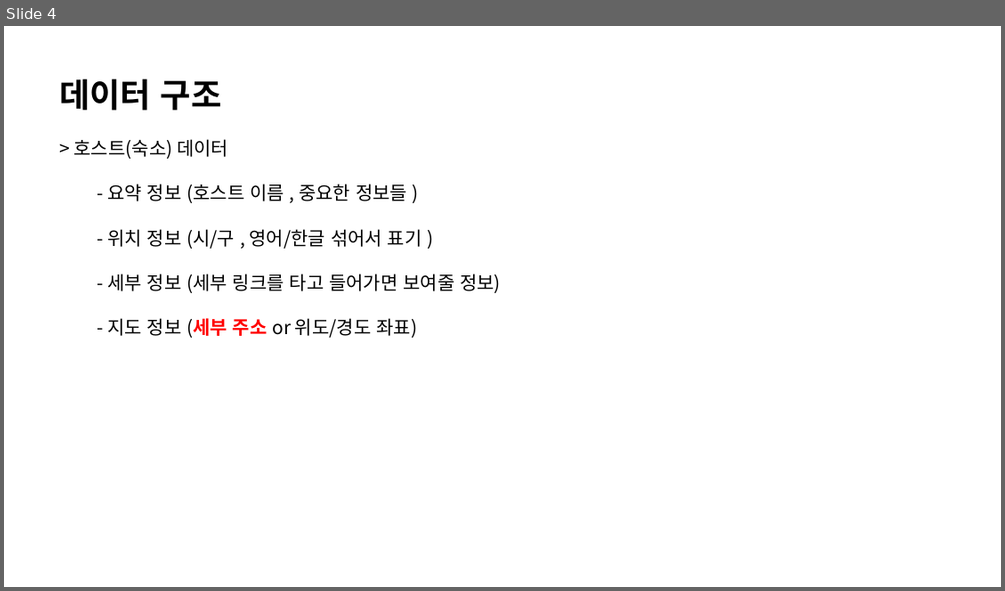
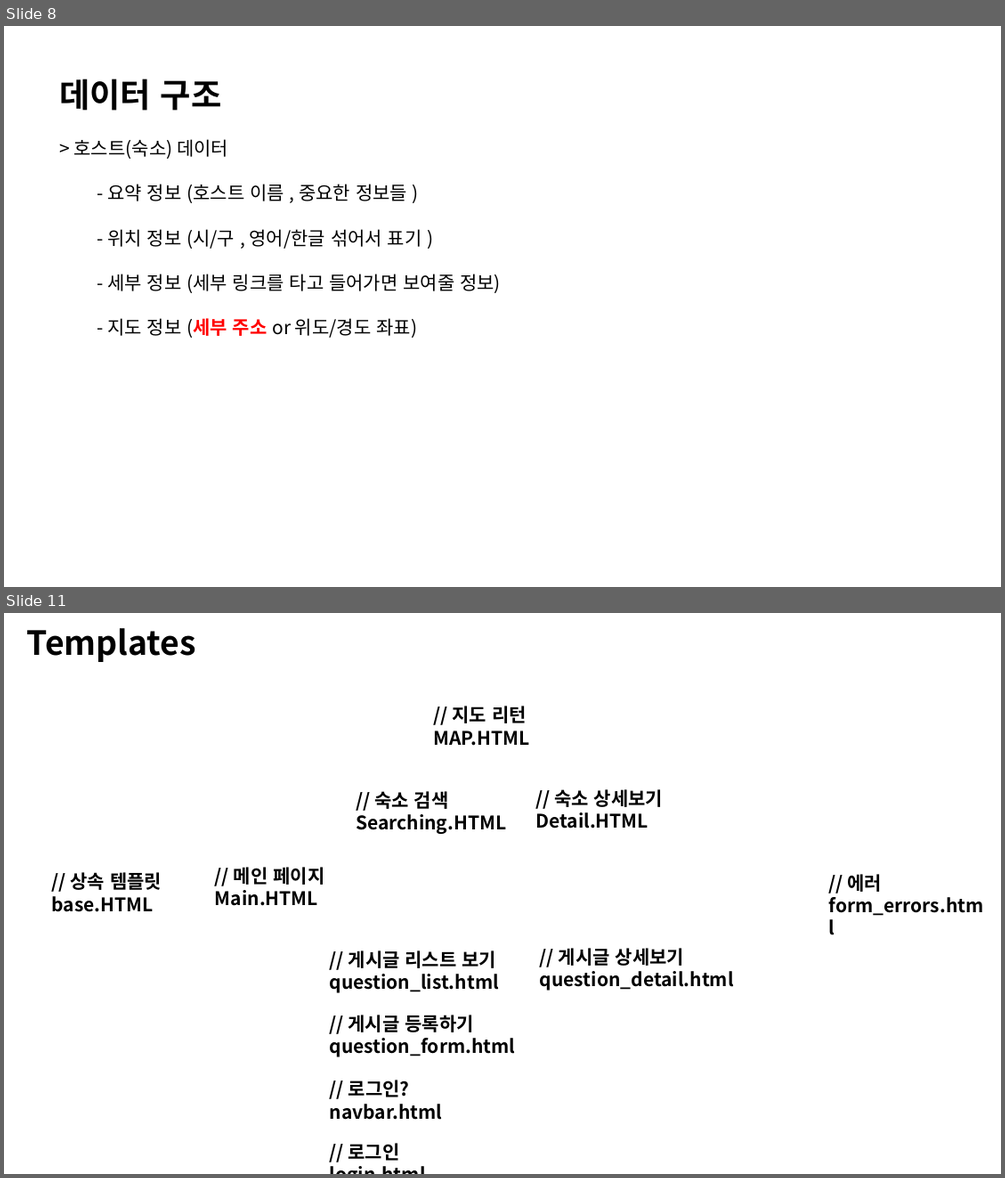
Before and after one commit to bomiiisong/Airbnb, a slide deck: 웹사이트.pptx. Shown one above the other, each under a label of ours: slide 4 before the commit, slides 8 and 11 after it; the slides between them are not shown. The pictures are 1005x591 and 1005x1178 pixels, drawn with LibreOffice and Linux fonts; fonts in the diff are those of the drawing. Boxes give left, top, right and bottom in pixels: in the first picture for what was removed or moved away, otherwise in the second. Text is boxed around its words. In the diff, an @@ line names an element or a change of style, - is before the commit and + after.

```diff
--- a/웹사이트.pptx
+++ b/웹사이트.pptx
@@ slide 11 added at (4,613,1001,1174), background #FFFFFF @@
@@ text added at (27,628,196,662), 32 pt, text #000000, bold @@
+Templates
@@ text added at (433,706,529,746), 18 pt, text #000000, bold @@
+// 지도 리턴
+MAP.HTML
@@ text added at (356,791,506,834), 18 pt, text #000000, bold @@
+// 숙소 검색
+Searching.HTML
@@ text added at (535,789,663,828), 18 pt, text #000000, bold @@
+// 숙소 상세보기
+Detail.HTML
@@ text added at (51,872,162,912), 18 pt, text #000000, bold @@
+// 상속 템플릿
+base.HTML
@@ text added at (215,867,324,906), 18 pt, text #000000, bold @@
+// 메인 페이지
+Main.HTML
@@ text added at (540,874,984,990), 18 pt, text #000000, bold @@
+// 에러
+form_errors.html
@@ text added at (330,950,499,993), 18 pt, text #000000, bold @@
+// 게시글 리스트 보기
+question_list.html
@@ text added at (540,948,734,990), 18 pt, text #000000, bold @@
+// 게시글 상세보기
+question_detail.html
@@ text added at (330,1014,516,1057), 18 pt, text #000000, bold @@
+// 게시글 등록하기
+question_form.html
@@ text added at (330,1079,443,1119), 18 pt, text #000000, bold @@
+// 로그인
+login.html
@@ text added at (348,1143,400,1160), 18 pt, text #000000, bold @@
+// 로그인?
+navbar.html
@@ what was slide 4 is now slide 8 @@
```
Also in this commit, not shown: 2 slides changed, 12 other slides added, 29 other files.
